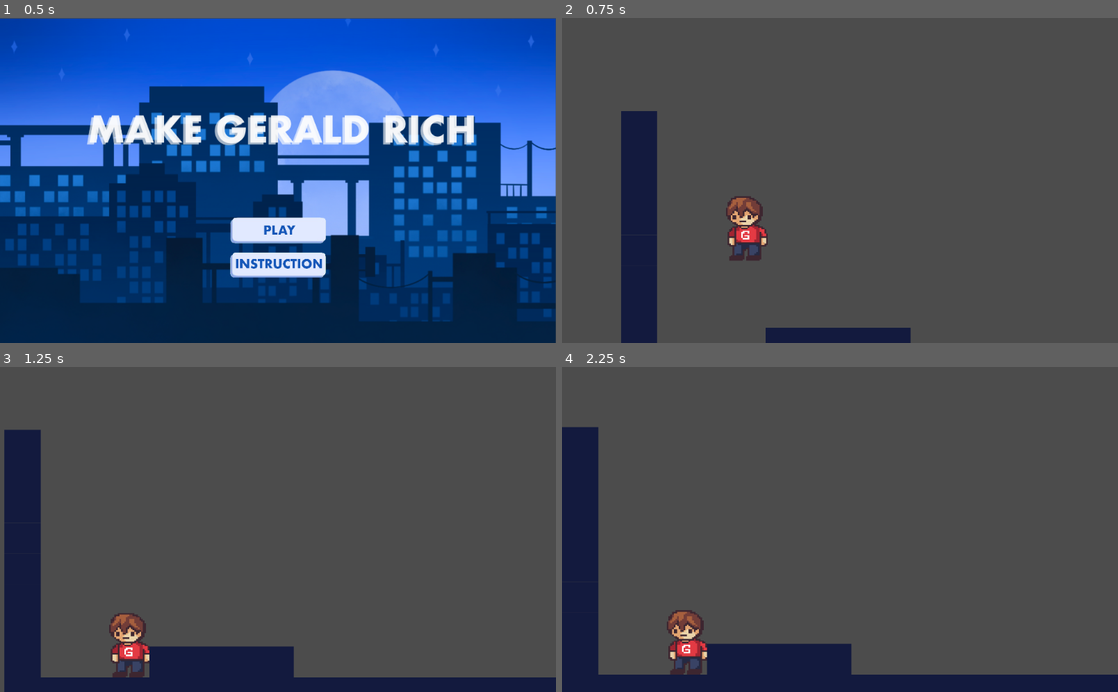
Above: before the commit, frames 1-4 (two rows, left to right).
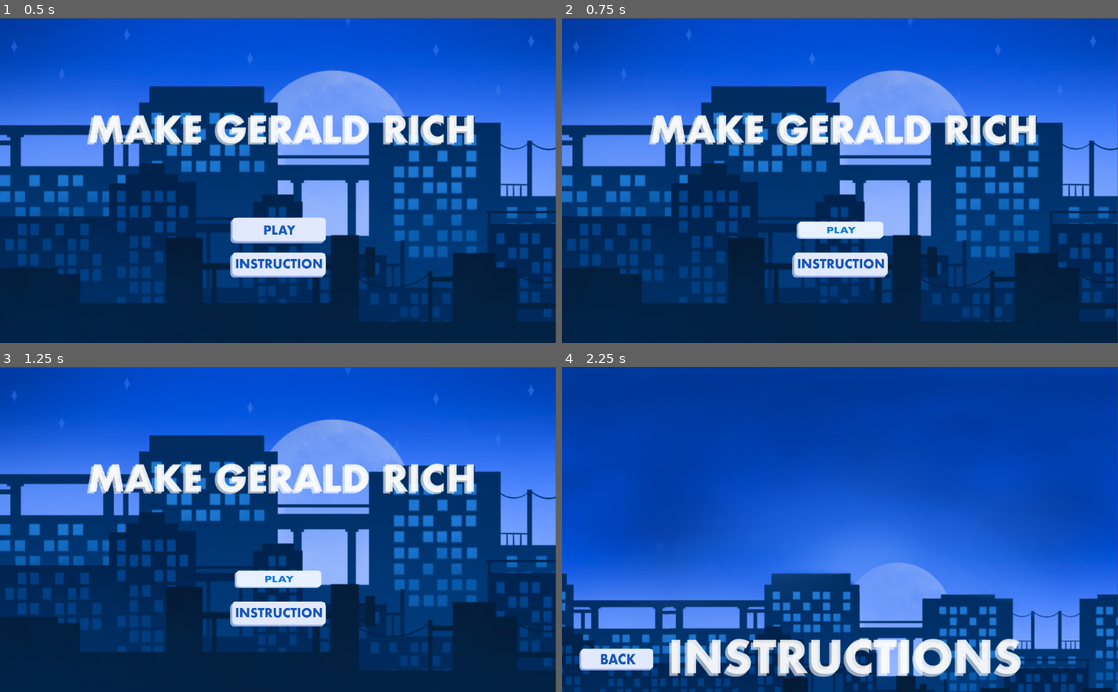
Above: after the commit, the same moments.

Repository: AndrewYeh1/Finance-game
Game: Godot game, scene res://Home/Home.tscn
The game is run twice, just before and just after one commit, with the same random seed, the same clock (stepped at 60 frames per second) and the same inputs.
Inputs (mouse positions are in pixels of both pictures, inside the frame that each line leads up to):
- Up to frame 1 (0.5 s): no input
- Up to frame 2 (0.75 s): click (840, 229) at 0.5 s
- Up to frame 3 (1.25 s): no input
- Up to frame 4 (2.25 s): click (840, 578) at 1.27 s; click (840, 614) at 2.02 s

Frame 1 is identical in both runs. In frame 2, 97% of the frame differs, in the area x 0-100%, y 0-100%; in frame 3, 92%; in frame 4, 98%.

Commit message:
added building collisions with player

Diff:
--- a/Play/Play.tscn
+++ b/Play/Play.tscn
@@ -1,7 +1,11 @@
-[gd_scene load_steps=5 format=2]
+[gd_scene load_steps=9 format=2]
 
 [ext_resource path="res://actors/player.tscn" type="PackedScene" id=1]
 [ext_resource path="res://data/tileset.png" type="Texture" id=2]
+[ext_resource path="res://data/buildings/ground.png" type="Texture" id=3]
+[ext_resource path="res://data/buildings/background.png" type="Texture" id=4]
+[ext_resource path="res://buildings/bank.tscn" type="PackedScene" id=5]
+[ext_resource path="res://buildings/school.tscn" type="PackedScene" id=6]
 
 [sub_resource type="ConvexPolygonShape2D" id=1]
 points = PoolVector2Array( 0, 0, 80, 0, 80, 80, 0, 80 )
@@ -31,12 +35,28 @@
 
 [node name="Node2D" type="Node2D"]
 
-[node name="player" parent="." instance=ExtResource( 1 )]
-position = Vector2( 274.341, 500.518 )
-gravity = 3000.0
+[node name="background" type="Sprite" parent="."]
+position = Vector2( 794.334, 463.334 )
+scale = Vector2( 1.0392, 1.0392 )
+texture = ExtResource( 4 )
+
+[node name="ground" type="Sprite" parent="."]
+position = Vector2( 1042.59, 405.922 )
+scale = Vector2( 1.4308, 1.45605 )
+texture = ExtResource( 3 )
 
 [node name="TileMap" type="TileMap" parent="."]
+visible = false
 tile_set = SubResource( 2 )
 cell_size = Vector2( 80, 80 )
 format = 1
-tile_data = PoolIntArray( 131072, 0, 0, 196608, 0, 0, 262144, 0, 0, 327680, 0, 0, 393216, 0, 0, 458752, 0, 0, 524288, 0, 0, 589824, 0, 0, 589828, 0, 0, 589829, 0, 0, 589830, 0, 0, 589831, 0, 0, 655360, 0, 0, 655361, 0, 0, 6553 …(248 unchanged characters)…
+tile_data = PoolIntArray( 65535, 0, 0, 131071, 0, 0, 196607, 0, 0, 262143, 0, 0, 327679, 0, 0, 393215, 0, 0, 458751, 0, 0, 524287, 0, 0, 589823, 0, 0, 655359, 0, 0, 720895, 0, 0, 655360, 0, 0, 655361, 0, 0, 6553 …(248 unchanged characters)…
+
+[node name="bank" parent="." instance=ExtResource( 5 )]
+position = Vector2( 424.948, 802.323 )
+
+[node name="school" parent="." instance=ExtResource( 6 )]
+position = Vector2( 141.014, 799.729 )
+
+[node name="player" parent="." instance=ExtResource( 1 )]
+position = Vector2( 324.914, 703.467 )
--- a/actors/enemy.tscn
+++ b/actors/enemy.tscn
@@ -1,7 +1,6 @@
-[gd_scene load_steps=5 format=2]
+[gd_scene load_steps=4 format=2]
 
-[ext_resource path="res://assets/enemy.png" type="Texture" id=1]
-[ext_resource path="res://src/actors/enemy.gd" type="Script" id=2]
+[ext_resource path="res://actors/enemy.gd" type="Script" id=1]
 
 [sub_resource type="RectangleShape2D" id=1]
 extents = Vector2( 49, 32 )
@@ -12,11 +11,10 @@
 [node name="enemy" type="KinematicBody2D"]
 collision_layer = 2
 collision_mask = 9
-script = ExtResource( 2 )
+script = ExtResource( 1 )
 
 [node name="enemy" type="Sprite" parent="."]
 position = Vector2( 0, -47 )
-texture = ExtResource( 1 )
 
 [node name="CollisionShape2D" type="CollisionShape2D" parent="."]
 position = Vector2( 0, -32 )
--- a/actors/player.gd
+++ b/actors/player.gd
@@ -60,3 +60,12 @@
 		get_node( "playerskin" ).set_flip_h( true )
 	elif Input.get_action_strength("move_left"):
 		get_node( "playerskin" ).set_flip_h( false )
+
+
+# DETECTS WHICH BUILDING PLAYER CAN ENTER
+
+func _on_bankDetector_area_shape_entered(area_id: int, area: Area2D, area_shape: int, self_shape: int) -> void:
+	print("bank")
+
+func _on_schoolDetector_area_shape_entered(area_id: int, area: Area2D, area_shape: int, self_shape: int) -> void:
+	print("school")
--- a/actors/player.tscn
+++ b/actors/player.tscn
@@ -1,10 +1,13 @@
-[gd_scene load_steps=4 format=2]
+[gd_scene load_steps=5 format=2]
 
 [ext_resource path="res://data/gerald.PNG" type="Texture" id=1]
 [ext_resource path="res://actors/player.gd" type="Script" id=2]
 
 [sub_resource type="RectangleShape2D" id=1]
 extents = Vector2( 37.1594, 77.2719 )
+
+[sub_resource type="RectangleShape2D" id=2]
+extents = Vector2( 37, 77 )
 
 [node name="player" type="KinematicBody2D"]
 collision_mask = 8
@@ -31,3 +34,21 @@
 smoothing_enabled = true
 drag_margin_left = 0.0
 drag_margin_right = 0.0
+
+[node name="bankDetector" type="Area2D" parent="."]
+collision_layer = 0
+collision_mask = 2
+
+[node name="CollisionShape2D" type="CollisionShape2D" parent="bankDetector"]
+position = Vector2( 0, -77 )
+shape = SubResource( 2 )
+
+[node name="schoolDetector" type="Area2D" parent="."]
+collision_layer = 0
+collision_mask = 2147483652
+
+[node name="CollisionShape2D" type="CollisionShape2D" parent="schoolDetector"]
+position = Vector2( 0, -77 )
+shape = SubResource( 2 )
+[connection signal="area_shape_entered" from="bankDetector" to="." method="_on_bankDetector_area_shape_entered"]
+[connection signal="area_shape_entered" from="schoolDetector" to="." method="_on_schoolDetector_area_shape_entered"]
--- a/project.godot
+++ b/project.godot
@@ -41,6 +41,15 @@
  ]
 }
 
+[layer_names]
+
+2d_render/layer_1="player"
+2d_physics/layer_1="player"
+2d_physics/layer_2="bank"
+2d_physics/layer_3="school"
+2d_physics/layer_4="home"
+2d_physics/layer_5="job"
+
 [rendering]
 
 environment/default_environment="res://default_env.tres"
